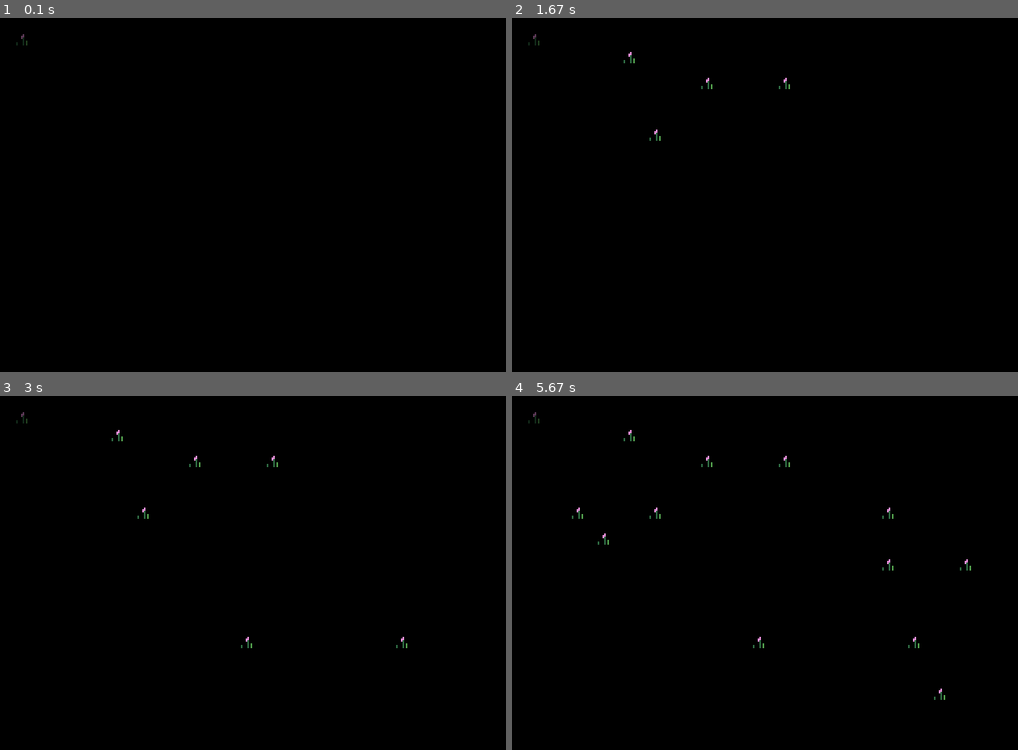
Above: before the commit, frames 1-4 (two rows, left to right).
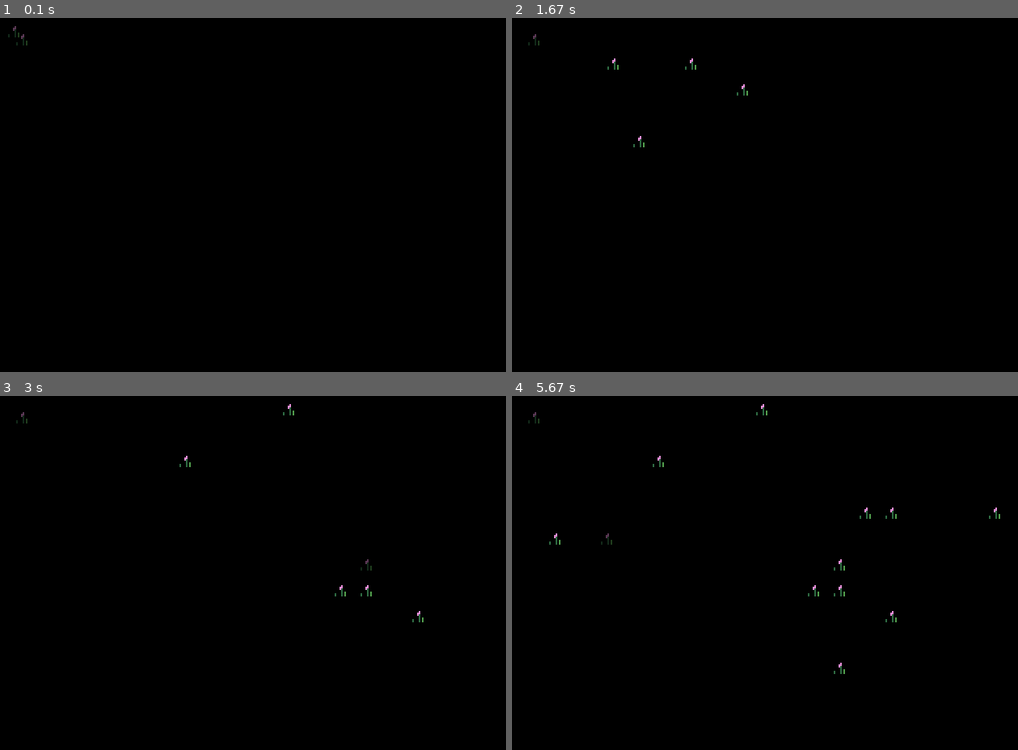
Above: after the commit, the same moments.

Repository: petesiharath/platformer_pygame
Game: pygame game, started from editor.py
Two runs of this game, one before a commit and one after it. Both use one fixed random seed, a clock stepped at 60 frames per second and the inputs below.
Inputs (mouse positions are in pixels of both pictures, inside the frame that each line leads up to):
- Up to frame 1 (0.1 s): no input
- Up to frame 2 (1.67 s): hold D 0.33-0.8 s; move the mouse to (749, 223) at 0.37 s; hold W 0.83-1.13 s; move the mouse to (820, 290) at 0.87 s; press the mouse at (633, 64) at 1.2 s; move the mouse to (709, 67) at 1.3 s; release the mouse at (780, 74) at 1.43 s; hold D from 1.5 s (still down); click (648, 127) at 1.58 s
- Up to frame 3 (3 s): release D at 1.97 s; hold A 2-2.53 s; click (258, 629) at 2.08 s; hold S 2.57-2.87 s; click (389, 643) at 2.65 s; hold A from 2.9 s (still down); click (364, 555) at 2.98 s
- Up to frame 4 (5.67 s): release A at 3.3 s; hold W 3.33-3.7 s; click (952, 686) at 3.42 s; hold D 3.73-4.37 s; click (572, 498) at 3.82 s; hold S 4.4-4.77 s; click (957, 551) at 4.48 s; hold A 4.8-5.27 s; click (881, 516) at 4.88 s; hold D from 5.3 s (still down); click (608, 534) at 5.38 s

The runs differ from the first frame. In frame 1, less than 0.1% of the frame differs, in the area x 1-4%, y 2-6%; in frame 2, 0.2%; in frame 3, 0.2%; in frame 4, 0.5%, in the area x 7-97%, y 2-86%.

Commit message:
camera scrolling

Diff:
--- a/editor.py
+++ b/editor.py
@@ -26,7 +26,7 @@
             "stone": load_images("tiles/stone")
         }
 
-        self.cameraMovement = [0, 0, 0, 0]
+        self.camera_movement = [0, 0, 0, 0]
 
         self.tilemap = Tilemap(self, tile_size=16)
 
@@ -47,6 +47,8 @@
 
             self.display.fill((0, 0, 0))
 
+            self.scroll[0] += (self.camera_movement[1] - self.camera_movement[0]) * 2
+            self.scroll[1] += (self.camera_movement[3] - self.camera_movement[2]) * 2
             render_scroll = (int(self.scroll[0]), int(self.scroll[1]))
 
             self.tilemap.render(self.display, offset=render_scroll)
@@ -58,8 +60,11 @@
             mouse_position = (mouse_position[0] / RENDER_SCALE, mouse_position[1] / RENDER_SCALE)
             tile_position = (int((mouse_position[0] + self.scroll[0]) // self.tilemap.tile_size), int((mouse_position[1] + self.scroll[1]) // self.tilemap.tile_size))
 
+            self.display.blit(current_tile_image, (tile_position[0] * self.tilemap.tile_size - self.scroll[0], tile_position[1] * self.tilemap.tile_size - self.scroll[1]))
+
             if self.clicking:
                 self.tilemap.tilemap[str(tile_position[0]) + ";" + str(tile_position[1])] = {"type": self.tile_list[self.tile_group], "variant": self.tile_variant, "position": (tile_position)}
+
             if self.right_clicking:
                 tile_location = str(tile_position[0]) + ";" + str(tile_position[1])
                 if tile_location in self.tilemap.tilemap:
@@ -103,26 +108,26 @@
                 if event.type == pygame.KEYDOWN:
 
                     if event.key == pygame.K_a:
-                        self.cameraMovement[0] = 1
+                        self.camera_movement[0] = 1
                     if event.key == pygame.K_d:
-                        self.cameraMovement[1] = 1
+                        self.camera_movement[1] = 1
                     if event.key == pygame.K_w:
-                        self.cameraMovement[2] = 1
+                        self.camera_movement[2] = 1
                     if event.key == pygame.K_s:
-                        self.cameraMovement[3] = 1
+                        self.camera_movement[3] = 1
                     if event.key == pygame.K_LSHIFT:
                         self.shift = True
 
                 if event.type == pygame.KEYUP:
 
                     if event.key == pygame.K_a:
-                        self.cameraMovement[0] = 0
+                        self.camera_movement[0] = 0
                     if event.key == pygame.K_d:
-                        self.cameraMovement[1] = 0
+                        self.camera_movement[1] = 0
                     if event.key == pygame.K_w:
-                        self.cameraMovement[2] = 0
+                        self.camera_movement[2] = 0
                     if event.key == pygame.K_s:
-                        self.cameraMovement[3] = 0
+                        self.camera_movement[3] = 0
                     if event.key == pygame.K_LSHIFT:
                         self.shift = False
 
